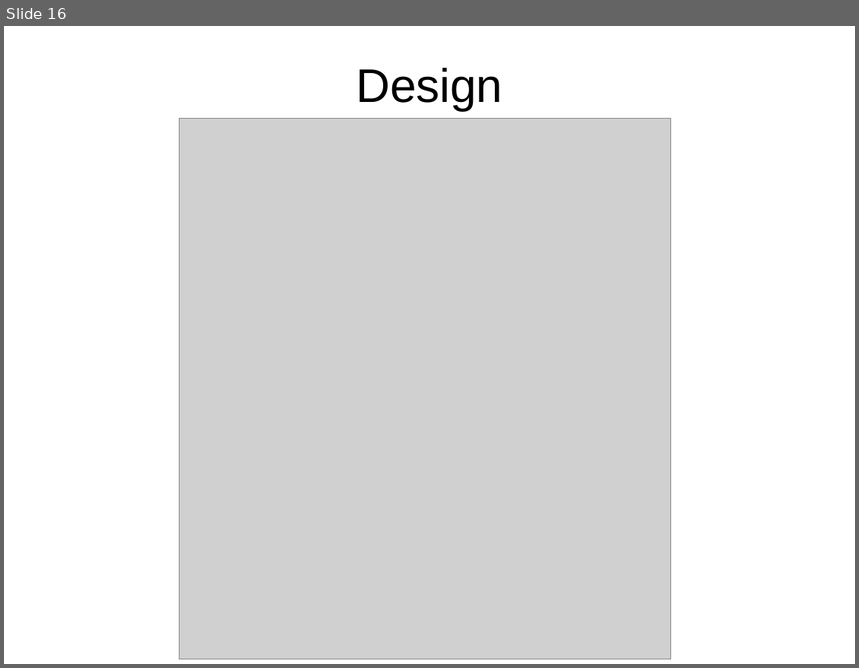
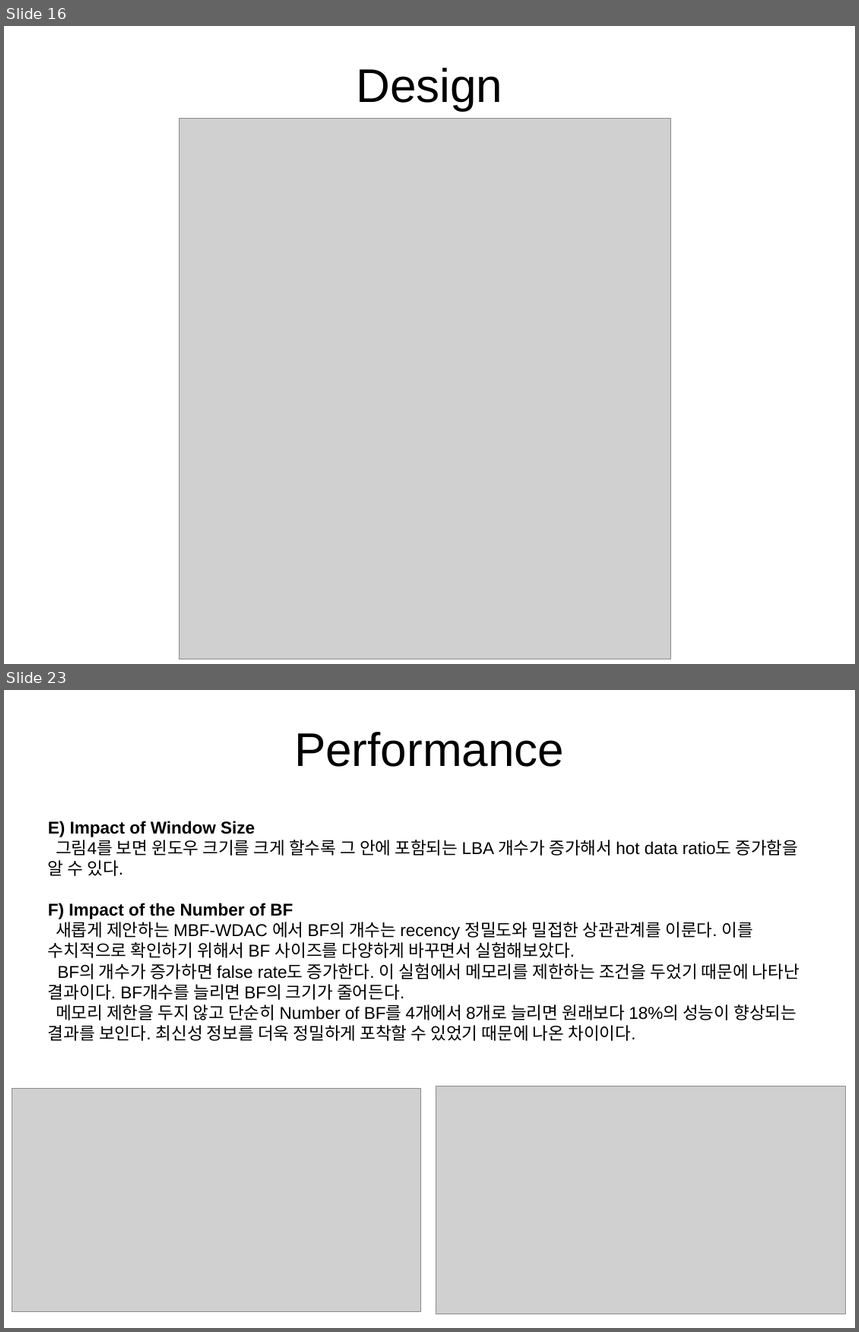
Before and after one commit to OptimistLabyrinth/ubuntu16.04, a slide deck: DPARK_office/Non-Volatile_Momory/hot_data_identification_PaperReview.pptx. Shown one above the other, each under a label of ours: slide 16 before the commit, slides 16 and 23 after it; the slides between them are not shown. The pictures are 859x668 and 859x1332 pixels, drawn with LibreOffice and Linux fonts; fonts in the diff are those of the drawing; grey boxes stand for pictures. Boxes give left, top, right and bottom in pixels: in the first picture for what was removed or moved away, otherwise in the second. Text is boxed around its words. In the diff, an @@ line names an element or a change of style, - is before the commit and + after.

```diff
--- a/DPARK_office/Non-Volatile_Momory/hot_data_identification_PaperReview.pptx
+++ b/DPARK_office/Non-Volatile_Momory/hot_data_identification_PaperReview.pptx
@@ slide 23 added at bbox=[4, 690, 855, 1328], background #FFFFFF @@
@@ text added at bbox=[294, 732, 564, 767], 44 pt, text #000000 @@
+Performance
@@ text added at bbox=[48, 821, 800, 1041], 16 pt, text #000000 @@
+E) Impact of Window Size
+그림4를 보면 윈도우 크기를 크게 할수록 그 안에 포함되는 LBA 개수가 증가해서 hot data ratio도 증가함을 알 수 있다.
+F) Impact of the Number of BF
+새롭게 제안하는 MBF-WDAC 에서 BF의 개수는 recency 정밀도와 밀접한 상관관계를 이룬다. 이를 수치적으로 확인하기 위해서 BF 사이즈를 다양하게 바꾸면서 실험해보았다.
+BF의 개수가 증가하면 false rate도 증가한다. 이 실험에서 메모리를 제한하는 조건을 두었기 때문에 나타난 결과이다. BF개수를 늘리면 BF의 크기가 줄어든다.
+메모리 제한을 두지 않고 단순히 Number of BF를 4개에서 8개로 늘리면 원래보다 18%의 성능이 향상되는 결과를 보인다. 최신성 정보를 더욱 정밀하게 포착할 수 있었기 때문에 나온 차이이다.
@@ picture added at bbox=[12, 1088, 421, 1312] @@
@@ picture added at bbox=[436, 1086, 846, 1315] @@
```
Also in this commit, not shown: 7 slides changed, 6 other slides added, 4 slides removed, 8 other files.
